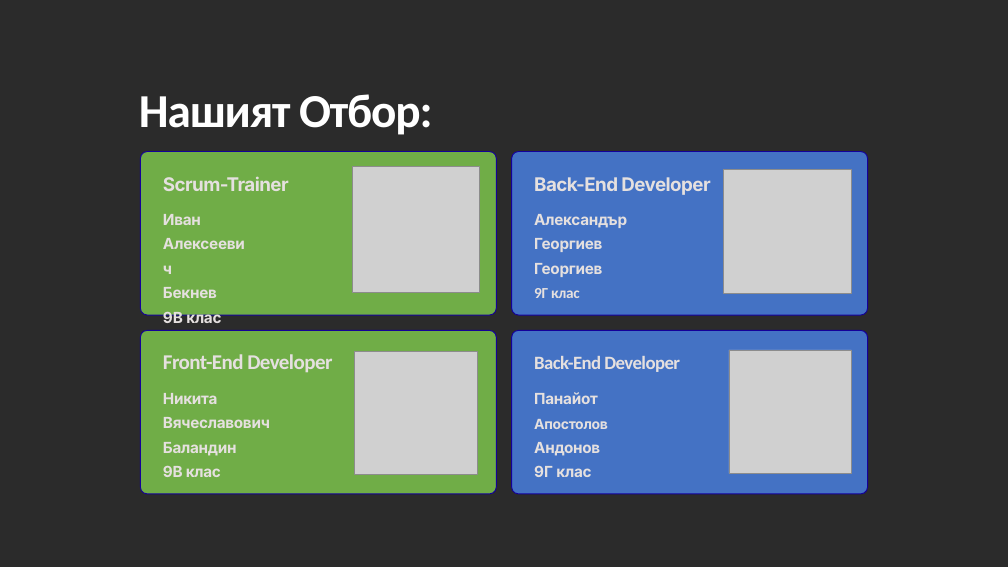
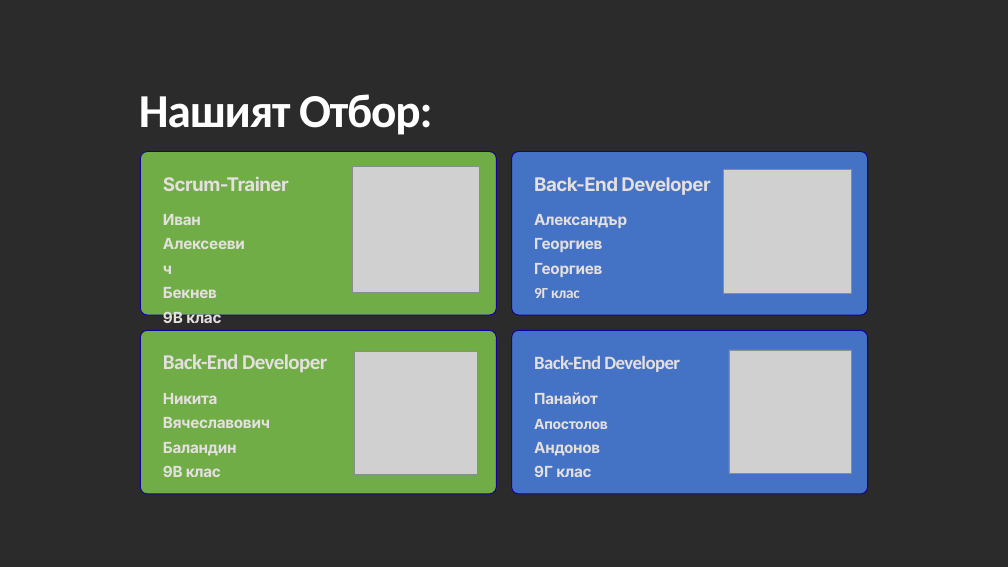
Before and after one commit to codingburgas/2324-space-sprint-project-galaxycoders, a slide deck: slide 2 of documents/galaxycoders.pptx. Drawn at 1008x567 pixels with LibreOffice and Linux fonts; fonts in the diff are those of the drawing; grey boxes stand for pictures; background and template pictures are left out; a plain dark background stands for a picture behind light text. Boxes give left, top, right and bottom in pixels: in the first picture for what was removed or moved away, otherwise in the second. Text is boxed around its words. In the diff, an @@ line names an element or a change of style, - is before the commit and + after.

```diff
--- a/documents/galaxycoders.pptx
+++ b/documents/galaxycoders.pptx
@@ text at (163, 354, 327, 373): text changed @@
-Front-End Developer
+Back-End Developer
```
Also in this commit, not shown: 1 other file.
